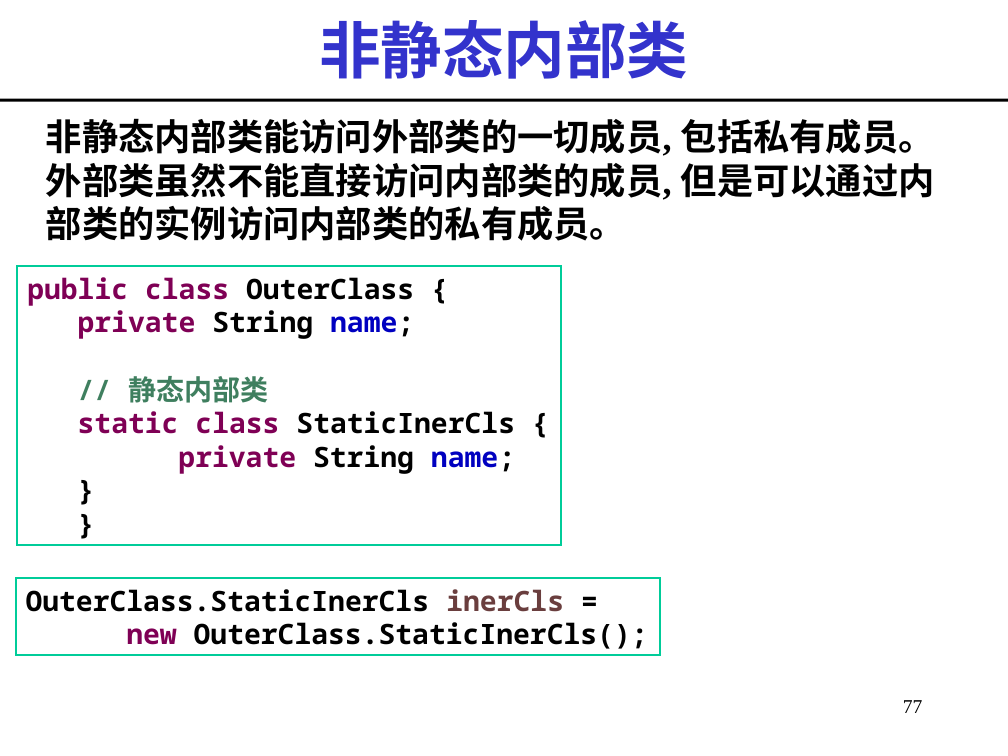
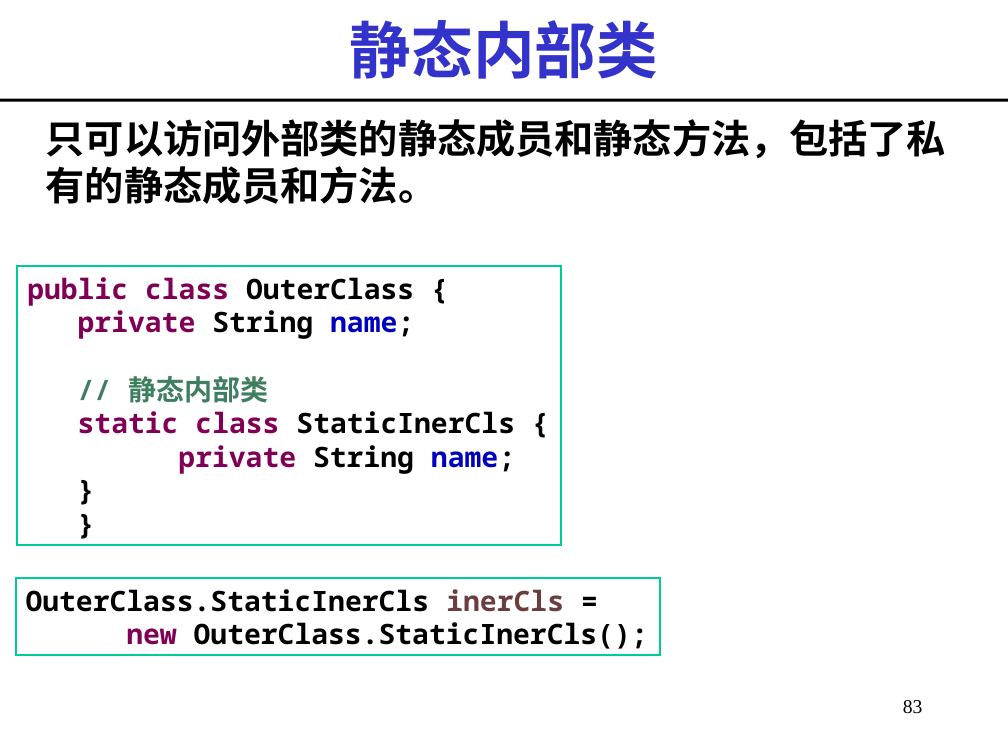
Before and after one commit to imwyw/Java, a slide deck: slide 83 of PPT/javaCh03_面向对象程序设计.ppt (slide 77 before the commit). Drawn at 1008x756 pixels with LibreOffice and Linux fonts; fonts in the diff are those of the drawing. Boxes give left, top, right and bottom in pixels: in the first picture for what was removed or moved away, otherwise in the second. Text is boxed around its words. In the diff, an @@ line names an element or a change of style, - is before the commit and + after.

```diff
--- a/PPT/javaCh03_面向对象程序设计.ppt
+++ b/PPT/javaCh03_面向对象程序设计.ppt
@@ title at box(350, 20, 658, 79): text changed @@
-非静态内部类
+静态内部类
@@ text at box(46, 119, 946, 204): text changed; size 25.9 to 28 pt @@
-非静态内部类能访问外部类的一切成员, 包括私有成员。外部类虽然不能直接访问内部类的成员, 但是可以通过内部类的实例访问内部类的私有成员。
+只可以访问外部类的静态成员和静态方法，包括了私有的静态成员和方法。
@@ page number at box(903, 700, 923, 714): text changed @@
-77
+83
```
Also in this commit, not shown: 5 other slides changed, 24 slides added, 13 slides removed.
